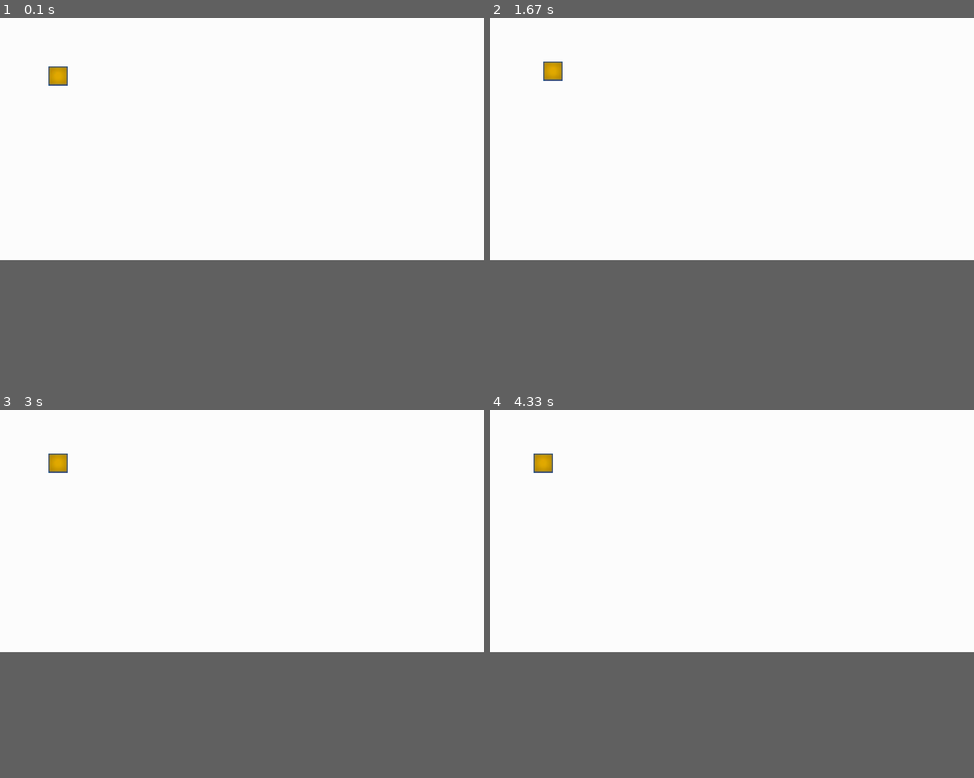
Above: before the commit, frames 1-4 (two rows, left to right).
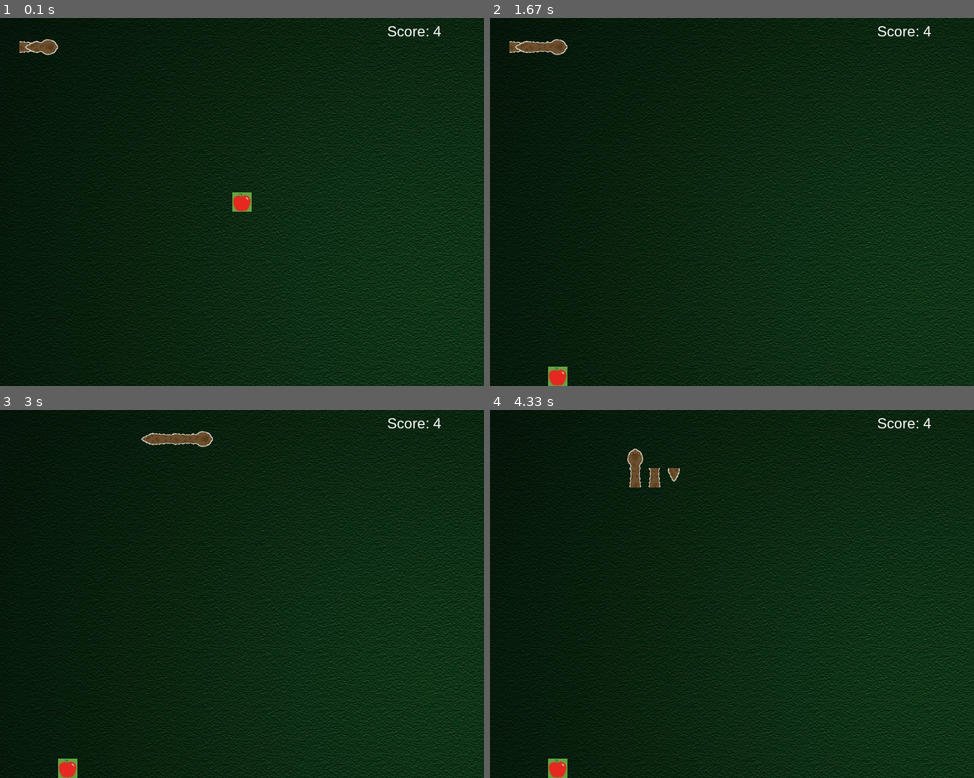
Above: after the commit, the same moments.

Repository: WebTopera/Python
Game: pygame game, started from PyGame/Snake_game/main.py
Two runs of this game, one before a commit and one after it. Both use one fixed random seed, a clock stepped at 60 frames per second and the inputs below.
Inputs:
- Up to frame 1 (0.1 s): no input
- Up to frame 2 (1.67 s): hold Right 0.33-0.8 s; hold Up 0.83-1.3 s; tap Enter at 1.33 s
- Up to frame 3 (3 s): hold Left 2.43-2.97 s
- Up to frame 4 (4.33 s): hold Down 3-3.53 s; hold Left 3.57-4.12 s; hold Up from 4.15 s (still down)
In our replay, the window is 900x450 before the commit and 900x684 after it. These sizes can differ from the game's own. Grey fills any space a smaller window leaves; there, only what the larger window draws over its background counts as a difference.

The runs differ from the first frame. In frame 1, 72% of the frame differs, in the area x 0-100%, y 0-100%; in frame 2, 72%; in frame 3, 72%; in frame 4, 72%.

Commit message:
joguinho

Diff:
--- a/PyGame/Snake_game/main.py
+++ b/PyGame/Snake_game/main.py
@@ -1,15 +1,83 @@
+import random
 import pygame
 from pygame.locals import *
+import time
 
+SIZE = 40
 class Game():
      def __init__(self):
           pygame.init()
           pygame.display.set_caption("Snake Game")
-          self.surface = pygame.display.set_mode((1000, 500))
-          self.surface.fill((255, 255, 255))
-          self.Snake = Snake(self.surface)
+          pygame.mixer.init()
+          self.surface = pygame.display.set_mode((1000, 760))
+          self.Snake = Snake(self.surface, 4)
           self.Snake.draw()
+          self.Apple = Apple(self.surface)
+          self.Apple.draw()
 
+     def background(self):
+          bg = pygame.image.load('Snake_game/resources/background.jpg')
+          self.surface.blit(bg, (0, 0))
+
+     def play_bg_music(self):
+          pygame.mixer.music.load('Snake_game/resources/BG_music.wav')
+          pygame.mixer.music.play(loops=1000)
+
+     def is_collision(self, x1,y1,x2,y2):
+          if x1 < x2 + SIZE and x1 + SIZE > x2 and y1 < y2 + SIZE and y1 + SIZE > y2:
+               return True
+          return False
+
+     def play(self):
+          self.background()
+          self.Snake.walk()
+          self.Apple.draw()
+          self.display_score()
+          pygame.display.flip()
+          # Snake colliding with apple
+          if self.is_collision(self.Snake.block_x[0], self.Snake.block_y[0], self.Apple.block_x, self.Apple.block_y):
+               sound = pygame.mixer.Sound('Snake_game/resources/ding.mp3')
+               pygame.mixer.Sound.play(sound)
+               self.Snake.incresse_lenght()
+               self.Apple.move()
+
+          # Snake colliding with itself
+          for i in range(3, self.Snake.length):
+               if self.is_collision(self.Snake.block_x[0], self.Snake.block_y[0], self.Snake.block_x[i], self.Snake.block_y[i]):
+                    sound = pygame.mixer.Sound('Snake_game/resources/crash.mp3')
+                    pygame.mixer.Sound.play(sound)
+                    raise "Game Over"
+          # Snake colliding with the boundries of the window
+          if not((0 <= self.Snake.block_x[0] <= 1000) and (0 <= self.Snake.block_y[0] <= 760)):
+               sound = pygame.mixer.Sound('Snake_game/resources/crash.mp3')
+               pygame.mixer.Sound.play(sound)
+               raise "Game Over"
+
+     def display_score(self):
+          font = pygame.font.SysFont('arial', 30)
+          score = font.render(f"Score: {self.Snake.length}", True, (255, 255, 255))
+          self.surface.blit(score, (800, 10))
+
+     def show_game_over(self):
+          self.surface.fill((0,0,0))
+          font = pygame.font.SysFont('arial', 40)
+          line1 = font.render(f"Game is over! Your score is {self.Snake.length}", True, (255, 255, 255))
+          self.surface.blit(line1, (200, 200))
+          line2 = font.render("To play again press Enter. To exit press Escape!", True, (255, 255, 255))
+          self.surface.blit(line2, (200, 300))
+          pygame.display.flip()
+          pygame.mixer.music.pause()
+          while True:
+               for event in pygame.event.get():
+                    if event.type == QUIT:
+                         pygame.quit()
+                    if event.type == KEYDOWN:
+                         if event.key == K_RETURN:
+                              self.__init__()
+                              self.run()
+                              pygame.mixer.music.unpause()
+                         if event.key == K_ESCAPE:
+                              pygame.quit()
      def run(self):
           running = True
 
@@ -28,35 +96,98 @@
                               self.Snake.move_left()
                          if event.key == K_RIGHT:
                               self.Snake.move_right()
+
+               try:
+                    self.play()
+               except Exception as e:
+                    self.show_game_over()
+
+               time.sleep(0.1999)
           pygame.quit()
 
 class Snake():
+     def __init__(self, parent_screen, lenght):
+          self.length = lenght
+          self.parent_screen = parent_screen
+          self.block = pygame.image.load('Snake_game/resources/head/head_right.png').convert_alpha()
+          self.block_x, self.block_y = [SIZE]*lenght, [SIZE]*lenght
+          self.direction = 'right'
+          self.rotate = 0
+
+     def draw(self):
+          for i in range(self.length):
+               if i == 0:
+                    self.block = pygame.image.load(f'Snake_game/resources/head/head_{self.direction}.png').convert_alpha()
+               elif i == self.length-1:
+                    self.block = pygame.image.load(f'Snake_game/resources/tail/tail_{self.direction}.png').convert_alpha()
+               else:
+                    self.block = pygame.image.load(f'Snake_game/resources/body/body_{self.direction}.png').convert_alpha()
+               self.block = pygame.transform.rotate(self.block, self.rotate)
+               self.parent_screen.blit(self.block, (self.block_x[i], self.block_y[i]))
+          pygame.display.update()
+
+     def incresse_lenght(self):
+          self.length += 1
+          self.block_x.append(-1)
+          self.block_y.append(-1)
+
+     def move_up(self):
+          if self.direction == 'down' or self.direction == 'up':
+               return
+          else:
+               self.direction = 'up' # Move the snake up by 10 pixels
+
+     def move_down(self):
+          if self.direction == 'up' or self.direction == 'down':
+               return
+          else:
+               self.direction = 'down'
+
+     def move_left(self):
+          if self.direction == 'right' or self.direction == 'left':
+               return
+          else:
+               self.direction = 'left'
+
+     def move_right(self):
+          if self.direction == 'left' or self.direction == 'right':
+               return
+          else:
+               self.direction = 'right'
+
+     def walk(self):
+
+          for i in range(self.length-1, 0, -1):
+               self.block_x[i] = self.block_x[i-1]
+               self.block_y[i] = self.block_y[i-1]
+
+          if self.direction == 'up':
+               self.block_y[0] -= SIZE
+
+          elif self.direction == 'down':
+               self.block_y[0] += SIZE
+
+          elif self.direction == 'left':
+               self.block_x[0] -= SIZE
+
+          elif self.direction == 'right':
+               self.block_x[0] += SIZE
+
+          self.draw()
+
+class Apple():
      def __init__(self, parent_screen):
           self.parent_screen = parent_screen
-          self.block = pygame.image.load('Snake_game/resources/block.jpg').convert()
-          self.block_x, self.block_y = 100, 100
-
+          self.block = pygame.image.load('Snake_game/resources/apple.jpg').convert()
+          self.move()
      def draw(self):
-          self.parent_screen.fill((255, 255, 255))
           self.parent_screen.blit(self.block, (self.block_x, self.block_y))
-          pygame.display.flip()
-
-     def move_up(self):
-          self.block_y -= 10 # Move the snake up by 10 pixels
-          self.draw()
-
-     def move_down(self):
-          self.block_y += 10
-          self.draw()
-
-     def move_left(self):
-          self.block_x -= 10
-          self.draw()
-
-     def move_right(self):
-          self.block_x += 10
-          self.draw()
+          pygame.display.update()
+     def move(self):
+          self.block_x = random.randint(0, (1000//SIZE) -1)*SIZE
+          self.block_y = random.randint(0, (760//SIZE) -1)*SIZE
 
 if __name__ == "__main__":
      game = Game()
+     game.play_bg_music()
      game.run()
Binary file removed: PyGame/Snake_game/resources/block.jpg
Binary file added: PyGame/Snake_game/resources/body/body_down.png
Binary file added: PyGame/Snake_game/resources/body/body_left.png
Binary file added: PyGame/Snake_game/resources/body/body_right.png
Binary file added: PyGame/Snake_game/resources/body/body_up.png
Binary file added: PyGame/Snake_game/resources/head/head_down.png
Binary file added: PyGame/Snake_game/resources/head/head_left.png
Binary file added: PyGame/Snake_game/resources/head/head_right.png
Binary file added: PyGame/Snake_game/resources/head/head_up.png
Binary file added: PyGame/Snake_game/resources/tail/tail_down.png
Binary file added: PyGame/Snake_game/resources/tail/tail_left.png
Binary file added: PyGame/Snake_game/resources/tail/tail_right.png
(and 3 more such lines)
